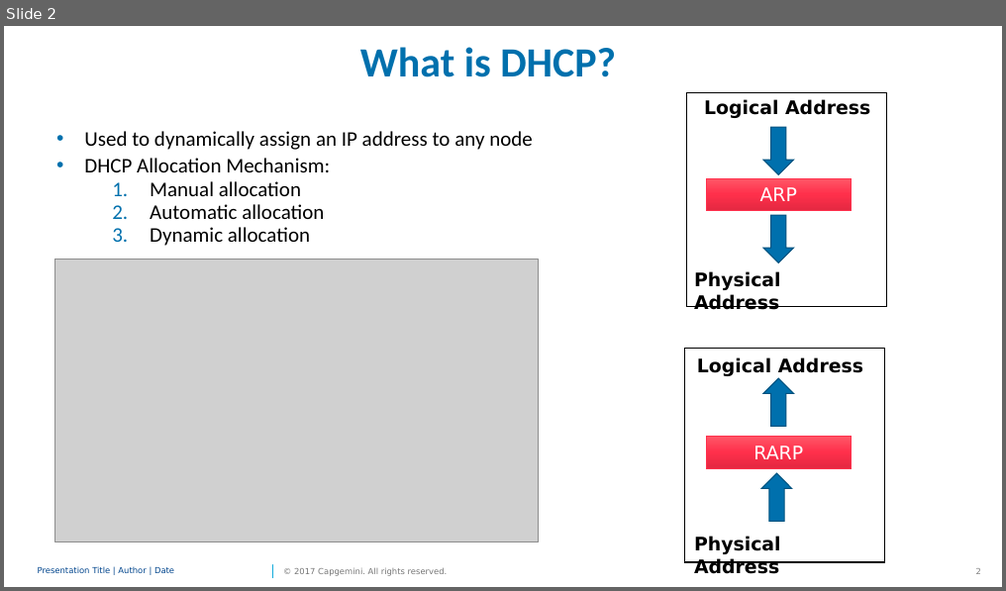
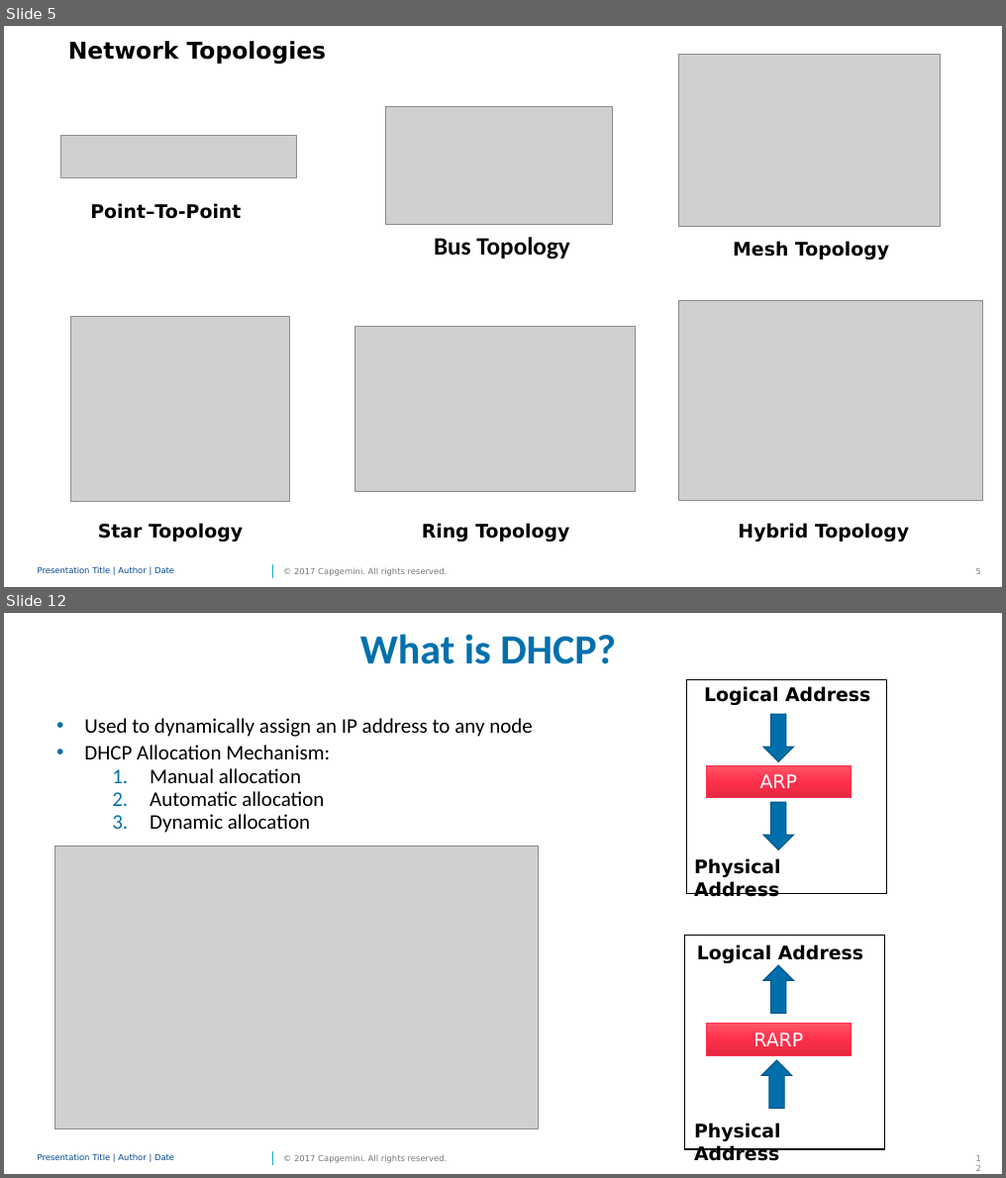
Before and after one commit to PriyalPotnis/m1, a slide deck: M1.pptx. Shown one above the other, each under a label of ours: slide 2 before the commit, slides 5 and 12 after it; the slides between them are not shown. The pictures are 1006x591 and 1006x1178 pixels, drawn with LibreOffice and Linux fonts; fonts in the diff are those of the drawing; grey boxes stand for pictures; background and template pictures are left out. Boxes give left, top, right and bottom in pixels: in the first picture for what was removed or moved away, otherwise in the second. Text is boxed around its words. In the diff, an @@ line names an element or a change of style, - is before the commit and + after.

```diff
--- a/M1.pptx
+++ b/M1.pptx
@@ slide 5 added at (4,26,1002,587), background #FFFFFF; not listed: 4 template elements that a slide beside it also shows @@
@@ text added at (68,41,327,64), 22.3 pt, text #000000, bold @@
+Network Topologies
@@ picture added at (678,54,941,227) @@
@@ picture added at (385,106,613,224) @@
@@ picture added at (60,136,297,178) @@
@@ text added at (90,203,241,219), 18 pt, text #000000, bold @@
+Point–To-Point
@@ text added at (434,237,569,260), 24 pt, text #000000, bold @@
+Bus Topology
@@ text added at (733,241,889,260), 18 pt, text #000000, bold @@
+Mesh Topology
@@ picture added at (71,316,290,501) @@
@@ picture added at (678,301,982,500) @@
@@ picture added at (355,326,635,491) @@
@@ text added at (98,523,243,542), 18 pt, text #000000, bold @@
+Star Topology
@@ text added at (422,523,569,542), 18 pt, text #000000, bold @@
+Ring Topology
@@ text added at (738,523,909,542), 18 pt, text #000000, bold @@
+Hybrid Topology
@@ what was slide 2 is now slide 12 @@
```
Also in this commit, not shown: 4 slides changed, 9 other slides added.
